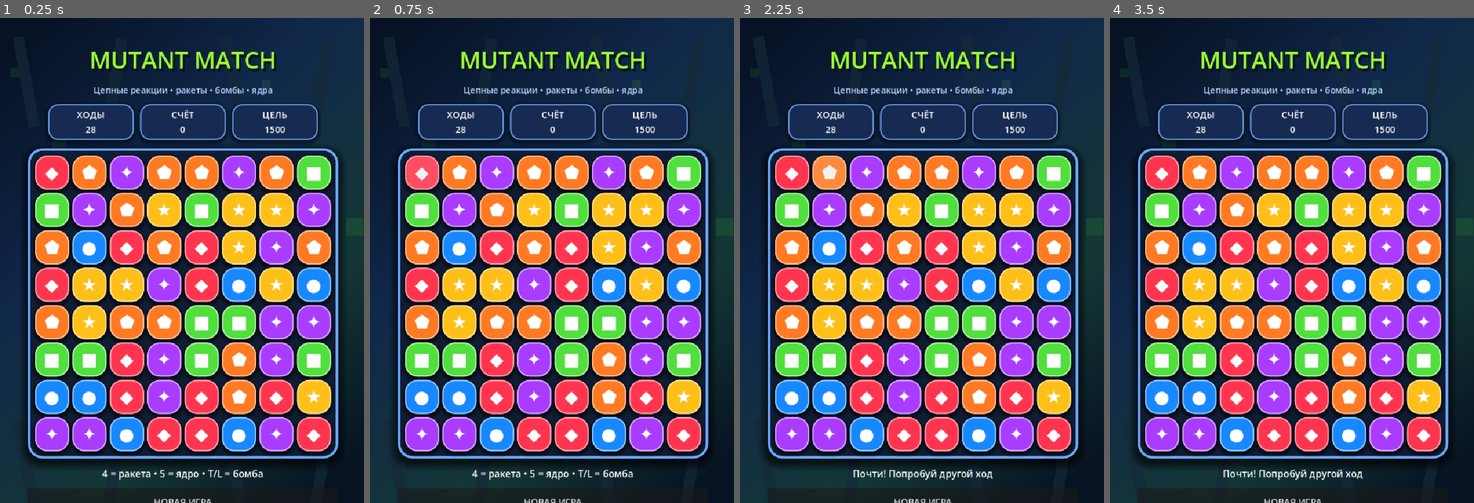
Above: before the commit, frames 1-4 (left to right).
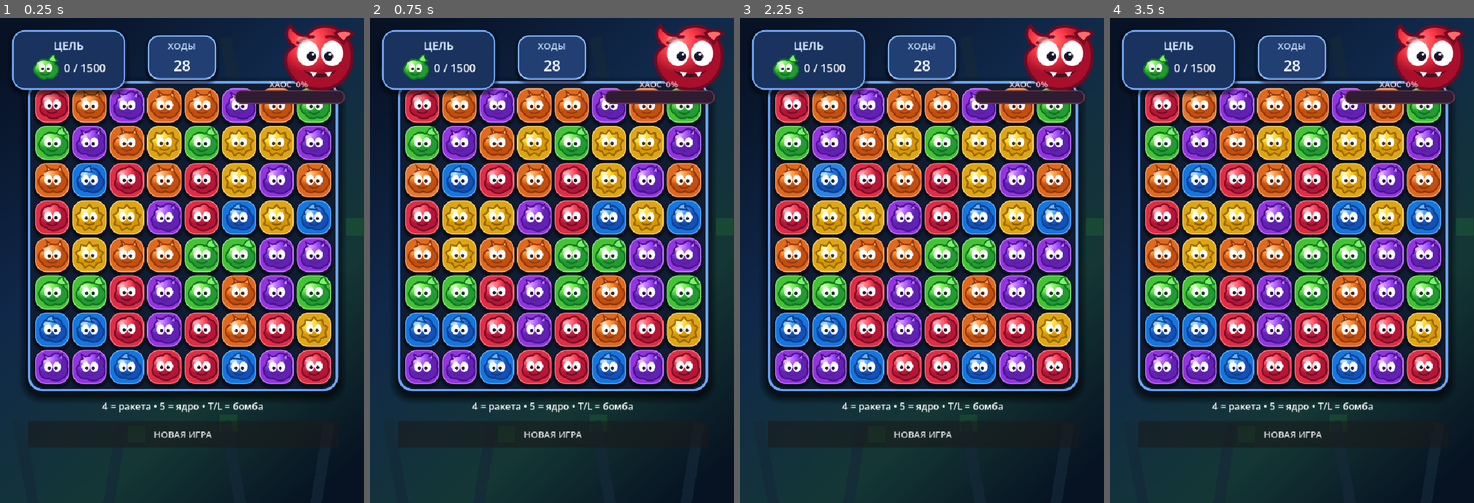
Above: after the commit, the same moments.

Repository: ksotik22/Mutant-Match
Game: Godot game, scene res://main.tscn
Same seed, same stepped clock (60 frames per second), same inputs: the game is played once before the commit and once after it.
Inputs (mouse positions are in pixels of both pictures, inside the frame that each line leads up to):
- Up to frame 1 (0.25 s): no input
- Up to frame 2 (0.75 s): click (420, 173) at 0.5 s, where only the run before the commit has a clickable "◆"
- Up to frame 3 (2.25 s): click (790, 105) at 1.27 s; click (831, 173) at 2 s, where only the run before the commit has a clickable "⬟"
- Up to frame 4 (3.5 s): click (1201, 105) at 2.77 s

The runs differ from the first frame. In frame 1, 67% of the frame differs, in the area x 3-98%, y 1-100%; in frame 2, 67%; in frame 3, 67%; in frame 4, 67%.

Commit message:
Add mutant icons goal panel mascot and chaos meter

Diff:
--- a/scripts/visual_upgrade.gd
+++ b/scripts/visual_upgrade.gd
@@ -2,7 +2,15 @@
 
 var game: Control
 var board_grid: GridContainer
+var goal_value: Label
+var moves_value: Label
+var chaos_label: Label
+var chaos_bar: ProgressBar
+var monster: TextureRect
+var last_chaos := -1
+
 var colors := [Color("ff354f"), Color("1788ff"), Color("ffbf19"), Color("50df3d"), Color("a93cff"), Color("ff7a22")]
+var piece_textures: Array[Texture2D] = []
 
 func _ready() -> void:
 	call_deferred("setup")
@@ -12,11 +20,24 @@
 	game = get_tree().current_scene as Control
 	if game == null: return
 	board_grid = game.get("board_grid")
+	load_piece_art()
 	make_lab_background()
 	upgrade_board_panel()
-	upgrade_hud()
+	hide_old_header()
+	build_reference_hud()
 	await get_tree().process_frame
 	upgrade_tiles()
+	update_reference_hud()
+
+func load_piece_art() -> void:
+	piece_textures = [
+		load("res://assets/pieces/red.svg"),
+		load("res://assets/pieces/blue.svg"),
+		load("res://assets/pieces/yellow.svg"),
+		load("res://assets/pieces/green.svg"),
+		load("res://assets/pieces/purple.svg"),
+		load("res://assets/pieces/orange.svg")
+	]
 
 func make_lab_background() -> void:
 	var bg := GradientTexture2D.new()
@@ -48,7 +69,7 @@
 		var glow := ColorRect.new()
 		glow.color = Color(0.28, 1.0, 0.18, 0.10)
 		glow.position = Vector2(20 + (i * 83) % 680, 100 + (i * 137) % 800)
-		glow.size = Vector2(18 + (i%3)*8, 18 + (i%3)*8)
+		glow.size = Vector2(18 + (i % 3) * 8, 18 + (i % 3) * 8)
 		glow.mouse_filter = Control.MOUSE_FILTER_IGNORE
 		game.add_child(glow)
 		game.move_child(glow, 3)
@@ -65,39 +86,146 @@
 	s.corner_radius_bottom_right = 28
 	s.set_border_width_all(5)
 	s.border_color = Color("6aa7ff")
-	s.shadow_color = Color(0.0,0.0,0.0,0.62)
+	s.shadow_color = Color(0.0, 0.0, 0.0, 0.62)
 	s.shadow_size = 18
-	s.shadow_offset = Vector2(0,8)
+	s.shadow_offset = Vector2(0, 8)
 	s.content_margin_left = 14
 	s.content_margin_right = 14
 	s.content_margin_top = 14
 	s.content_margin_bottom = 14
 	panel.add_theme_stylebox_override("panel", s)
 
-func upgrade_hud() -> void:
-	var title: Label = find_label("MUTANT MATCH")
-	if title != null:
-		title.add_theme_font_size_override("font_size", 46)
-		title.add_theme_color_override("font_color", Color("9cff32"))
-		title.add_theme_color_override("font_shadow_color", Color("061322"))
-		title.add_theme_constant_override("shadow_offset_x", 4)
-		title.add_theme_constant_override("shadow_offset_y", 5)
+func hide_old_header() -> void:
+	var title := find_label("MUTANT MATCH")
+	if title != null: title.visible = false
+	for node in get_all_children(game):
+		if node is Label and "Цепные реакции" in node.text:
+			node.visible = false
 	for prop in ["moves_label", "score_label", "goal_label"]:
 		var label: Label = game.get(prop)
-		if label != null:
-			var s := StyleBoxFlat.new()
-			s.bg_color = Color("172b52")
-			s.corner_radius_top_left = 20
-			s.corner_radius_top_right = 20
-			s.corner_radius_bottom_left = 20
-			s.corner_radius_bottom_right = 20
-			s.set_border_width_all(3)
-			s.border_color = Color("5d8bd4")
-			s.shadow_color = Color(0,0,0,0.45)
-			s.shadow_size = 8
-			s.shadow_offset = Vector2(0,4)
-			label.add_theme_stylebox_override("normal", s)
-			label.add_theme_color_override("font_color", Color.WHITE)
+		if label != null: label.visible = false
+
+func build_reference_hud() -> void:
+	var layer := Control.new()
+	layer.name = "ReferenceHUD"
+	layer.mouse_filter = Control.MOUSE_FILTER_IGNORE
+	layer.set_anchors_and_offsets_preset(Control.PRESET_FULL_RECT)
+	layer.z_index = 30
+	game.add_child(layer)
+
+	var goal_panel := PanelContainer.new()
+	goal_panel.position = Vector2(24, 24)
+	goal_panel.size = Vector2(224, 118)
+	goal_panel.mouse_filter = Control.MOUSE_FILTER_IGNORE
+	goal_panel.add_theme_stylebox_override("panel", make_panel(Color("19325e"), Color("72aaff"), 24, 10))
+	layer.add_child(goal_panel)
+
+	var goal_box := VBoxContainer.new()
+	goal_box.alignment = BoxContainer.ALIGNMENT_CENTER
+	goal_box.add_theme_constant_override("separation", 2)
+	goal_panel.add_child(goal_box)
+	var goal_title := Label.new()
+	goal_title.text = "ЦЕЛЬ"
+	goal_title.horizontal_alignment = HORIZONTAL_ALIGNMENT_CENTER
+	goal_title.add_theme_font_size_override("font_size", 22)
+	goal_title.add_theme_color_override("font_color", Color("d8ebff"))
+	goal_box.add_child(goal_title)
+	var goal_line := HBoxContainer.new()
+	goal_line.alignment = BoxContainer.ALIGNMENT_CENTER
+	goal_line.add_theme_constant_override("separation", 10)
+	goal_box.add_child(goal_line)
+	var goal_icon := TextureRect.new()
+	goal_icon.texture = piece_textures[3]
+	goal_icon.custom_minimum_size = Vector2(54, 54)
+	goal_icon.expand_mode = TextureRect.EXPAND_IGNORE_SIZE
+	goal_icon.stretch_mode = TextureRect.STRETCH_KEEP_ASPECT_CENTERED
+	goal_line.add_child(goal_icon)
+	goal_value = Label.new()
+	goal_value.text = "0 / 1500"
+	goal_value.add_theme_font_size_override("font_size", 22)
+	goal_value.add_theme_color_override("font_color", Color.WHITE)
+	goal_line.add_child(goal_value)
+
+	var moves_panel := PanelContainer.new()
+	moves_panel.position = Vector2(292, 34)
+	moves_panel.size = Vector2(136, 86)
+	moves_panel.mouse_filter = Control.MOUSE_FILTER_IGNORE
+	moves_panel.add_theme_stylebox_override("panel", make_panel(Color("213f72"), Color("89bdff"), 22, 8))
+	layer.add_child(moves_panel)
+	var moves_box := VBoxContainer.new()
+	moves_box.alignment = BoxContainer.ALIGNMENT_CENTER
+	moves_panel.add_child(moves_box)
+	var moves_title := Label.new()
+	moves_title.text = "ХОДЫ"
+	moves_title.horizontal_alignment = HORIZONTAL_ALIGNMENT_CENTER
+	moves_title.add_theme_font_size_override("font_size", 18)
+	moves_title.add_theme_color_override("font_color", Color("cce3ff"))
+	moves_box.add_child(moves_title)
+	moves_value = Label.new()
+	moves_value.text = "28"
+	moves_value.horizontal_alignment = HORIZONTAL_ALIGNMENT_CENTER
+	moves_value.add_theme_font_size_override("font_size", 30)
+	moves_value.add_theme_color_override("font_color", Color.WHITE)
+	moves_box.add_child(moves_value)
+
+	monster = TextureRect.new()
+	monster.texture = load("res://assets/ui/monster_red.svg")
+	monster.position = Vector2(552, -2)
+	monster.size = Vector2(154, 154)
+	monster.expand_mode = TextureRect.EXPAND_IGNORE_SIZE
+	monster.stretch_mode = TextureRect.STRETCH_KEEP_ASPECT_CENTERED
+	monster.mouse_filter = Control.MOUSE_FILTER_IGNORE
+	layer.add_child(monster)
+
+	chaos_label = Label.new()
+	chaos_label.position = Vector2(456, 119)
+	chaos_label.size = Vector2(230, 24)
+	chaos_label.text = "ХАОС  0%"
+	chaos_label.horizontal_alignment = HORIZONTAL_ALIGNMENT_CENTER
+	chaos_label.add_theme_font_size_override("font_size", 16)
+	chaos_label.add_theme_color_override("font_color", Color("ffd6dd"))
+	layer.add_child(chaos_label)
+
+	chaos_bar = ProgressBar.new()
+	chaos_bar.position = Vector2(464, 143)
+	chaos_bar.size = Vector2(218, 25)
+	chaos_bar.min_value = 0
+	chaos_bar.max_value = 100
+	chaos_bar.value = 0
+	chaos_bar.show_percentage = false
+	chaos_bar.mouse_filter = Control.MOUSE_FILTER_IGNORE
+	chaos_bar.add_theme_stylebox_override("background", make_bar(Color("301c31"), Color("71364b")))
+	chaos_bar.add_theme_stylebox_override("fill", make_bar(Color("ff3551"), Color("ff92a1")))
+	layer.add_child(chaos_bar)
+
+func make_panel(bg: Color, border: Color, radius: int, shadow: int) -> StyleBoxFlat:
+	var s := StyleBoxFlat.new()
+	s.bg_color = bg
+	s.corner_radius_top_left = radius
+	s.corner_radius_top_right = radius
+	s.corner_radius_bottom_left = radius
+	s.corner_radius_bottom_right = radius
+	s.set_border_width_all(3)
+	s.border_color = border
+	s.shadow_color = Color(0, 0, 0, 0.5)
+	s.shadow_size = shadow
+	s.shadow_offset = Vector2(0, 5)
+	s.content_margin_left = 10
+	s.content_margin_right = 10
+	s.content_margin_top = 8
+	s.content_margin_bottom = 8
+	return s
+
+func make_bar(bg: Color, border: Color) -> StyleBoxFlat:
+	var s := StyleBoxFlat.new()
+	s.bg_color = bg
+	s.corner_radius_top_left = 12
+	s.corner_radius_top_right = 12
+	s.corner_radius_bottom_left = 12
+	s.corner_radius_bottom_right = 12
+	s.set_border_width_all(2)
+	s.border_color = border
+	return s
 
 func find_label(value: String) -> Label:
 	for node in get_all_children(game):
@@ -114,6 +242,27 @@
 func _process(_delta: float) -> void:
 	if game == null or board_grid == null: return
 	upgrade_tiles()
+	update_reference_hud()
+
+func update_reference_hud() -> void:
+	if goal_value == null: return
+	var current_score: int = int(game.get("score"))
+	var target_score: int = int(game.get("target"))
+	var current_moves: int = int(game.get("moves"))
+	goal_value.text = "%d / %d" % [current_score, target_score]
+	moves_value.text = str(current_moves)
+	var chaos: int = 0
+	if target_score > 0:
+		chaos = clampi(int(round(float(current_score) / float(target_score) * 100.0)), 0, 100)
+	chaos_bar.value = chaos
+	chaos_label.text = "ХАОС  %d%%" % chaos
+	if chaos != last_chaos and chaos > 0 and monster != null:
+		last_chaos = chaos
+		monster.pivot_offset = monster.size * 0.5
+		var tw := create_tween()
+		tw.set_trans(Tween.TRANS_BACK).set_ease(Tween.EASE_OUT)
+		tw.tween_property(monster, "scale", Vector2(1.08, 1.08), 0.07)
+		tw.tween_property(monster, "scale", Vector2.ONE, 0.11)
 
 func upgrade_tiles() -> void:
 	var cells = game.get("cells")
@@ -127,31 +276,41 @@
 			if t < 0 or t >= colors.size(): continue
 			var special: int = int(specials[y][x])
 			var s := StyleBoxFlat.new()
-			s.bg_color = colors[t]
-			s.corner_radius_top_left = 24
-			s.corner_radius_top_right = 24
-			s.corner_radius_bottom_left = 24
-			s.corner_radius_bottom_right = 24
-			s.set_border_width_all(3)
-			s.border_color = colors[t].lightened(0.48)
-			s.shadow_color = Color(0,0,0,0.48)
-			s.shadow_size = 7
-			s.shadow_offset = Vector2(0,5)
+			s.bg_color = colors[t].darkened(0.13)
+			s.corner_radius_top_left = 22
+			s.corner_radius_top_right = 22
+			s.corner_radius_bottom_left = 22
+			s.corner_radius_bottom_right = 22
+			s.set_border_width_all(2)
+			s.border_color = colors[t].lightened(0.32)
+			s.shadow_color = Color(0, 0, 0, 0.50)
+			s.shadow_size = 6
+			s.shadow_offset = Vector2(0, 5)
 			if special != 0:
-				s.bg_color = colors[t].lightened(0.14)
+				s.bg_color = colors[t].lightened(0.02)
 				s.set_border_width_all(5)
-				s.border_color = Color("fff2a6")
-				s.shadow_color = Color(1.0,0.65,0.12,0.55)
-				s.shadow_size = 11
+				s.border_color = Color("fff0a0")
+				s.shadow_color = Color(1.0, 0.65, 0.12, 0.55)
+				s.shadow_size = 10
 			b.add_theme_stylebox_override("normal", s)
 			var hover: StyleBoxFlat = s.duplicate()
-			hover.bg_color = s.bg_color.lightened(0.12)
+			hover.bg_color = s.bg_color.lightened(0.10)
 			b.add_theme_stylebox_override("hover", hover)
 			var pressed: StyleBoxFlat = s.duplicate()
-			pressed.bg_color = s.bg_color.darkened(0.10)
+			pressed.bg_color = s.bg_color.darkened(0.12)
 			b.add_theme_stylebox_override("pressed", pressed)
+			b.icon = piece_textures[t]
+			b.expand_icon = true
+			if special == 0:
+				b.text = ""
+			else:
+				match special:
+					1: b.text = "↔"
+					2: b.text = "↕"
+					3: b.text = "✹"
+					4: b.text = "◎"
 			b.add_theme_color_override("font_color", Color.WHITE)
-			b.add_theme_color_override("font_shadow_color", Color(0,0,0,0.45))
+			b.add_theme_color_override("font_shadow_color", Color(0, 0, 0, 0.55))
 			b.add_theme_constant_override("shadow_offset_x", 2)
 			b.add_theme_constant_override("shadow_offset_y", 3)
-			b.add_theme_font_size_override("font_size", 39 if special != 0 else 35)
+			b.add_theme_font_size_override("font_size", 26)
